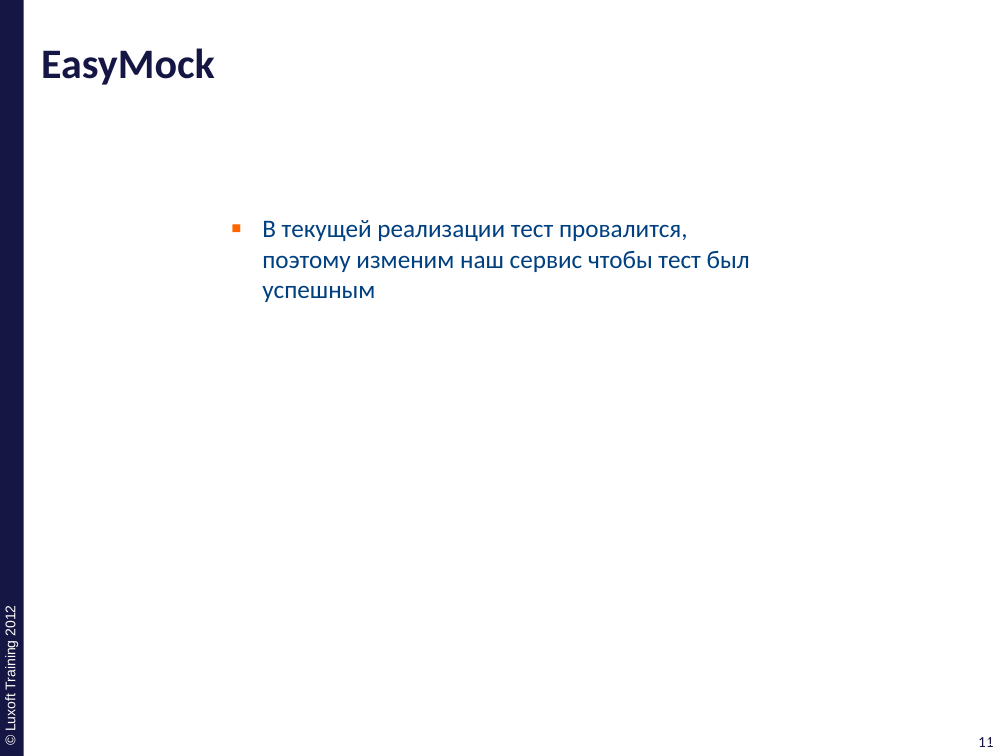
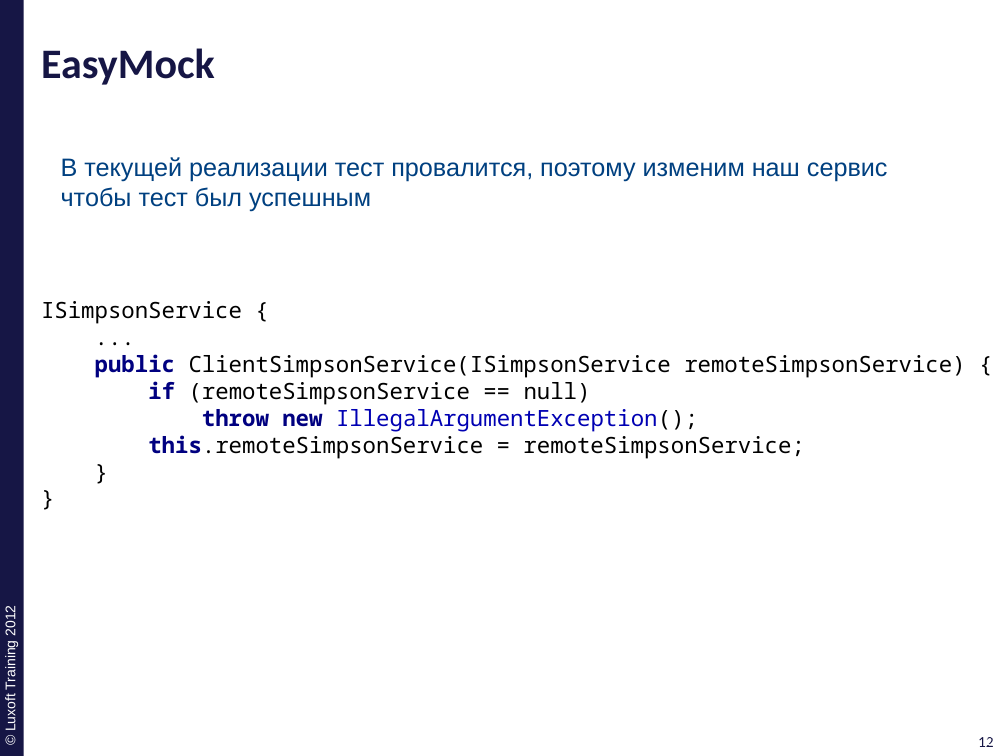
Before and after one commit to ivan-dyachenko/Trainings, a slide deck: slide 12 of Test Driven Development/materials/pptx/5. TDD-EasyMock.pptx (slide 11 before the commit). Drawn at 1008x756 pixels with LibreOffice and Linux fonts; fonts in the diff are those of the drawing; background and template pictures are left out. Boxes give left, top, right and bottom in pixels: in the first picture for what was removed or moved away, otherwise in the second. Text is boxed around its words. In the diff, an @@ line names an element or a change of style, - is before the commit and + after.

Commit message:
complete EasyMock presentaion and code exapmles

```diff
--- a/Test Driven Development/materials/pptx/5. TDD-EasyMock.pptx
+++ b/Test Driven Development/materials/pptx/5. TDD-EasyMock.pptx
@@ text "В текущей реализации тест провалится, ...": place and size @@
-text "В текущей реализации тест провалится, ..." at (262,220,750,302)
+text "В текущей реализации тест провалится, ..." at (61,157,888,212)
@@ text "В текущей реализации тест провалится, ..." at (61,157,888,212): font Calibri to Arial; bullet ▪ to none @@
@@ text added at (41,301,965,458), 16 pt, text #000000 @@
+ISimpsonService {
+...
+public ClientSimpsonService(ISimpsonService remoteSimpsonService) {
+if (remoteSimpsonService == null)
+throw new IllegalArgumentException();
+this.remoteSimpsonService = remoteSimpsonService;
+}
+}
@@ page number at (978,737,994,747): text changed @@
-11
+12
@@ page number at (983,737,999,747): text changed @@
-11
+12
```
Also in this commit, not shown: 17 other slides changed, 4 slides added, 2 slides removed.
